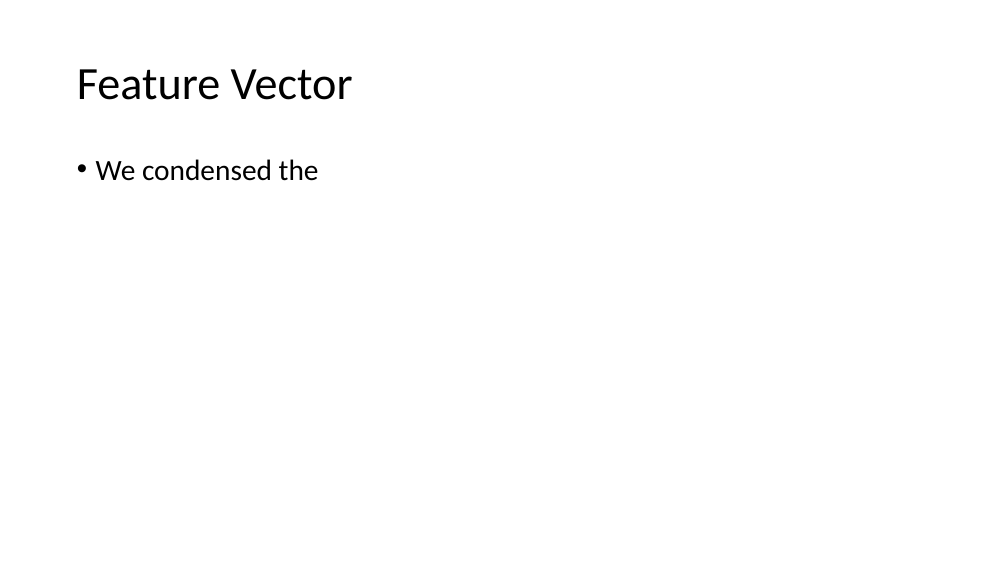
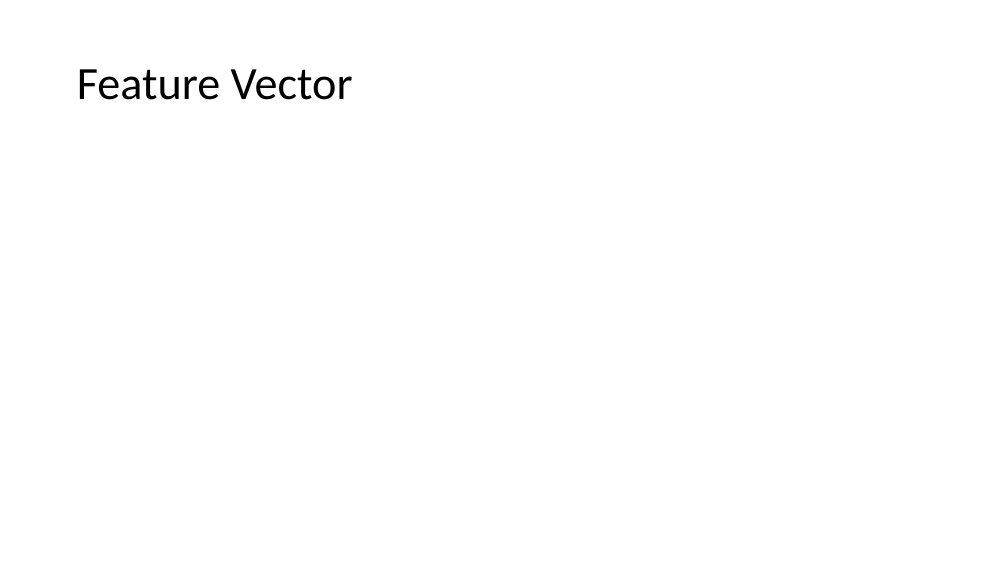
Before and after one commit to liangwangENST/SR2I208-Detection-Malicious-data, a slide deck: slide 5 of slide/Presentation.pptx (slide 2 before the commit). Drawn at 1008x567 pixels with LibreOffice and Linux fonts; fonts in the diff are those of the drawing. Boxes give left, top, right and bottom in pixels: in the first picture for what was removed or moved away, otherwise in the second. Text is boxed around its words. In the diff, an @@ line names an element or a change of style, - is before the commit and + after.

```diff
--- a/slide/Presentation.pptx
+++ b/slide/Presentation.pptx
@@ text removed at (96,159,319,181) @@
-• We condensed the
```
Also in this commit, not shown: 11 slides added, 1 slide removed, 4 other files.
